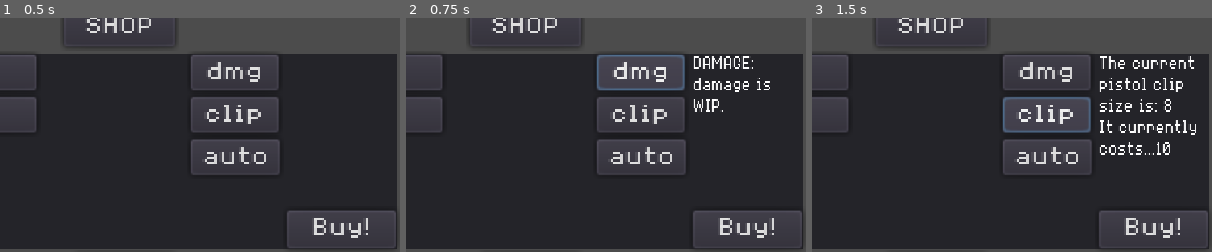
Above: before the commit, frames 1-3 (left to right).
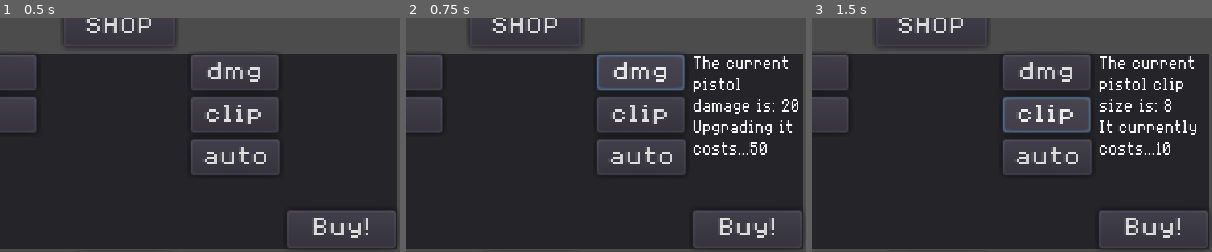
Above: after the commit, the same moments.

Repository: Nore5515/shooter
Game: Godot game, scene res://Scenes/TitleScreen.tscn
Same seed, same stepped clock (60 frames per second), same inputs: the game is played once before the commit and once after it. Video files are missing from this copy of the repository; at most half a second of black plays in their place.
Inputs:
- Up to frame 1 (0.5 s): no input
- Up to frame 2 (0.75 s): click "dmg" at 0.5 s
- Up to frame 3 (1.5 s): click "clip" at 1.25 s
The pictures show only the part of the screen within x 34-84%, y 38-88%; the shares and areas given below are measured in that part.

Frame 1 is identical in both runs. In frame 2, 1.8% of the frame differs, in the area x 72-98%, y 16-59%; in frame 3, nothing differs.

Commit message:
ammo tweaks
crates now give ammo differently depending on gun mag size and unique gun ammo mod, and you can upgrade pistol damage

Diff:
--- a/Global.gd
+++ b/Global.gd
@@ -20,6 +20,8 @@
 var pistolAutoCost = [100]
 
 var pistolDamage = 20
+var pistolDamageUpgradeCosts = [50,100,200]
+var pistolDamageUpgradeAmount = 5
 var pistolHeadshotMultiplier = 4
 var pistolCrippleMultiplier = 1
 var pistolCripplePenalty = 0.5
--- a/Scenes/Crate.gd
+++ b/Scenes/Crate.gd
@@ -1,18 +1,19 @@
 extends Area2D
-
-
-
-var ammoAmountPistol = 24
-var ammoAmountAR = 60
 
 
 
 func _on_Crate_body_entered(body):
 	if body.is_in_group("player"):
 		if body.arActive:
-			body.arAmmoReserves += ammoAmountAR
+			var ammoAmount = 0
+			ammoAmount += get_node("/root/Global").arSize
+			ammoAmount = ammoAmount * get_node("/root/Global").arAmmoMultiplier
+			body.arAmmoReserves += ammoAmount
 		elif body.pistolActive:
-			body.pistolAmmoReserves += ammoAmountPistol
+			var ammoAmount = 0
+			ammoAmount += get_node("/root/Global").pistolSize
+			ammoAmount = ammoAmount * get_node("/root/Global").pistolAmmoMultiplier
+			body.pistolAmmoReserves += ammoAmount
 		body.get_node("AmmoPickup").stop()
 		body.get_node("AmmoPickup").play()
 		queue_free()
--- a/Scenes/Shop.gd
+++ b/Scenes/Shop.gd
@@ -4,7 +4,7 @@
 
 var pistolClipUpgrade = false
 var pistolAutoUpgrade = false
-
+var pistolDamageUpgrade = false
 
 
 func hideAll():
@@ -15,6 +15,7 @@
 func toggleAll():
 	pistolClipUpgrade = false
 	pistolAutoUpgrade = false
+	pistolDamageUpgrade = false
 
 
 func _on_Pistol_pressed():
@@ -28,13 +29,20 @@
 
 
 func _on_pistolDamage_pressed():
+	var txt
 	toggleAll()
 	if $ItemSelect/PistolDetails/pistolUpradeDetails.text == "":
-		$ItemSelect/PistolDetails/pistolUpradeDetails.text = "DAMAGE: damage is WIP."
-	elif $ItemSelect/PistolDetails/pistolUpradeDetails.text == "DAMAGE: damage is WIP.":
-		$ItemSelect/PistolDetails/pistolUpradeDetails.text = ""
+		txt = "The current pistol damage is: " + String(get_node("/root/Global").pistolDamage)
+		if get_node("/root/Global").pistolDamageUpgradeCosts.size() > 0:
+			txt += "\nUpgrading it costs..." + String(get_node("/root/Global").pistolDamageUpgradeCosts[0])
+			pistolDamageUpgrade = true
+		$ItemSelect/PistolDetails/pistolUpradeDetails.text = txt
 	else:
-		$ItemSelect/PistolDetails/pistolUpradeDetails.text = "DAMAGE: damage is WIP."
+		txt = "The current pistol damage is: " + String(get_node("/root/Global").pistolDamage)
+		if get_node("/root/Global").pistolDamageUpgradeCosts.size() > 0:
+			txt += "\nUpgrading it costs..." + String(get_node("/root/Global").pistolDamageUpgradeCosts[0])
+			pistolDamageUpgrade = true
+		$ItemSelect/PistolDetails/pistolUpradeDetails.text = txt
 
 
 
@@ -48,8 +56,6 @@
 			txt += String(get_node("/root/Global").pistolUpgradeCosts[0])
 			pistolClipUpgrade = true
 		$ItemSelect/PistolDetails/pistolUpradeDetails.text = txt
-	elif $ItemSelect/PistolDetails/pistolUpradeDetails.text == "Clip is WIP too..":
-		$ItemSelect/PistolDetails/pistolUpradeDetails.text = ""
 	else:
 		var txt = "The current pistol clip size is: " + String(get_node("/root/Global").pistolSize)
 		txt += "\nIt currently costs..."
@@ -70,8 +76,6 @@
 		if get_node("/root/Global").pistolAuto == false:
 			pistolAutoUpgrade = true
 		$ItemSelect/PistolDetails/pistolUpradeDetails.text = details
-	elif $ItemSelect/PistolDetails/pistolUpradeDetails.text == details:
-		$ItemSelect/PistolDetails/pistolUpradeDetails.text = ""
 	else:
 		if get_node("/root/Global").pistolAuto == false:
 			pistolAutoUpgrade = true
@@ -91,3 +95,9 @@
 			get_node("/root/Global").pistolUpgradeCosts.pop_front()
 			get_node("/root/Global").pistolAuto = true
 			_on_pistolAuto_pressed()
+	elif pistolDamageUpgrade:
+		if get_node("/root/Global").cash >= get_node("/root/Global").pistolDamageUpgradeCosts[0]:
+			get_node("/root/Global").cash -= get_node("/root/Global").pistolDamageUpgradeCosts[0]
+			get_node("/root/Global").pistolDamageUpgradeCosts.pop_front()
+			get_node("/root/Global").pistolDamage += get_node("/root/Global").pistolDamageUpgradeAmount
+			_on_pistolDamage_pressed()
